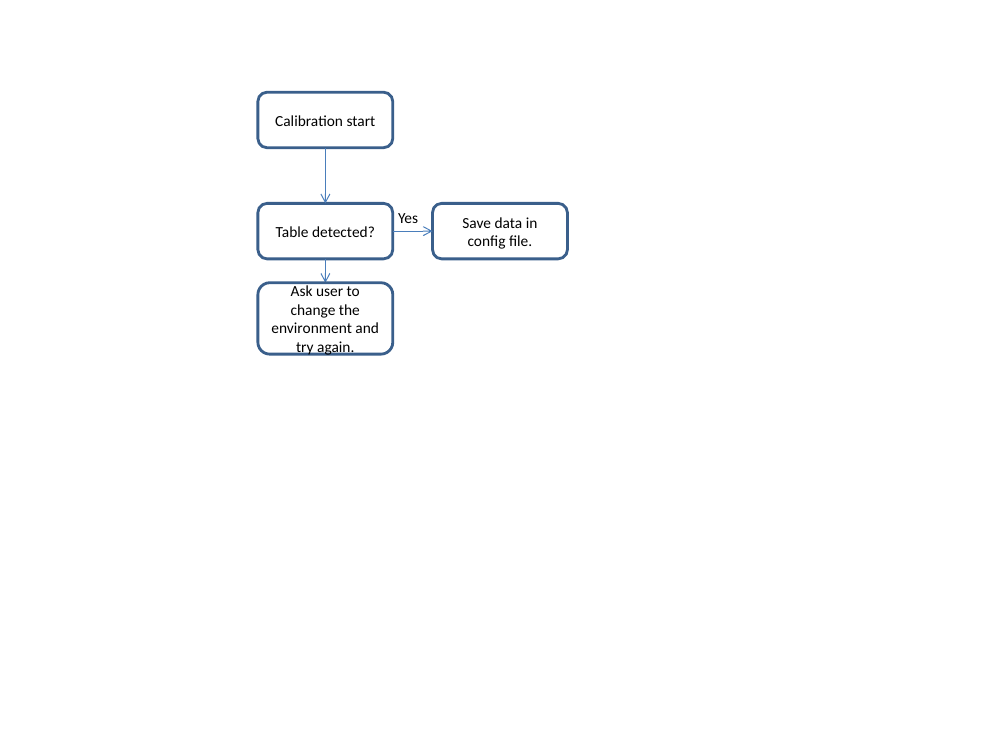
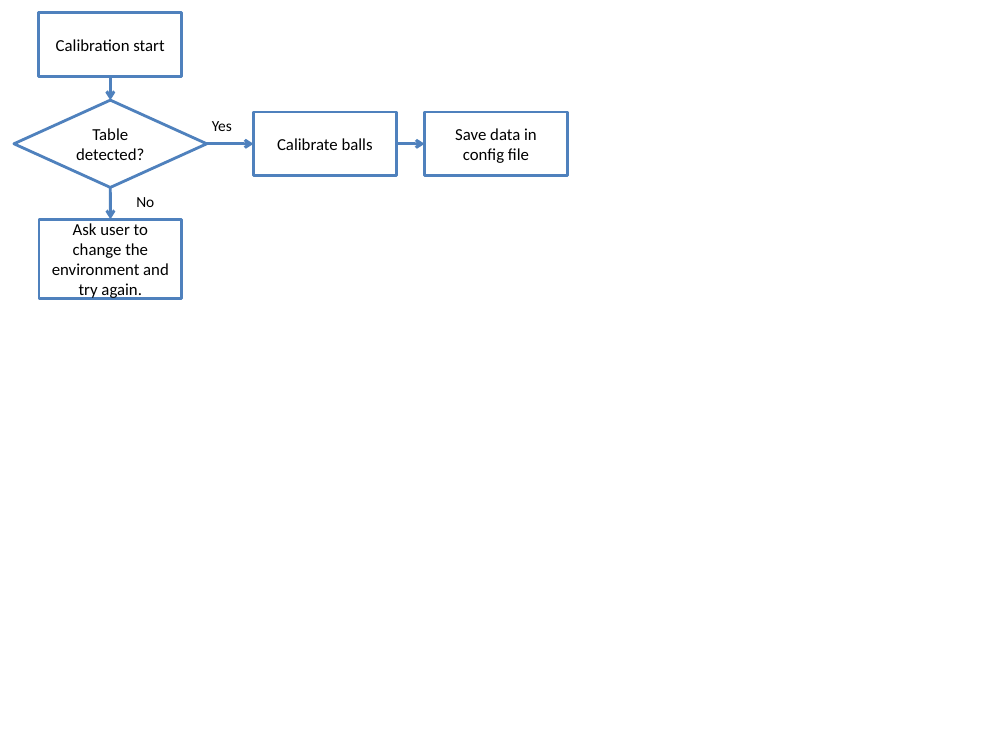
Before and after one commit to baekdahl/hyggekaffe, a slide deck: slide 1 of rapport/images/calib_flowchart.pptx. Drawn at 1008x756 pixels with LibreOffice and Linux fonts; fonts in the diff are those of the drawing. Boxes give left, top, right and bottom in pixels: in the first picture for what was removed or moved away, otherwise in the second. Text is boxed around its words. In the diff, an @@ line names an element or a change of style, - is before the commit and + after.

```diff
--- a/rapport/images/calib_flowchart.pptx
+++ b/rapport/images/calib_flowchart.pptx
@@ rectangle "Calibration start": place and size @@
-rectangle "Calibration start" at (258, 93, 393, 148)
+rectangle "Calibration start" at (39, 13, 182, 77)
@@ rectangle "Calibration start" at (39, 13, 182, 77): size 11 to 12 pt; rounded rectangle to rectangle; outline #3A5F8C 2 pt to #4F81BD 2 pt @@
@@ arrow added from (110, 77) to (110, 100), #4F81BD 2 pt @@
@@ diamond "Table detected?": place and size @@
-diamond "Table detected?" at (258, 204, 393, 259)
+diamond "Table detected?" at (14, 100, 207, 187)
@@ diamond "Table detected?" at (14, 100, 207, 187): size 11 to 12 pt; rounded rectangle to diamond; outline #3A5F8C 2 pt to #4F81BD 2 pt @@
@@ text "Yes": place and size @@
-text "Yes" at (398, 213, 418, 223)
+text "Yes" at (212, 121, 232, 131)
@@ rectangle added at (254, 112, 397, 175), fill #FFFFFF, outline #4F81BD 2 pt, 12 pt, text #000000 @@
+Calibrate balls
@@ rectangle "Save data in config file": place and size @@
-rectangle "Save data in config file" at (432, 204, 568, 259)
+rectangle "Save data in config file" at (424, 112, 568, 175)
@@ rectangle "Save data in config file" at (424, 112, 568, 175): rounded rectangle to rectangle; outline #3A5F8C 2 pt to #4F81BD 2 pt @@
@@ arrow added from (207, 144) to (254, 144), #4F81BD 2 pt @@
@@ arrow removed from (326, 148) to (326, 204) @@
@@ arrow added from (396, 144) to (424, 144), #4F81BD 2 pt @@
@@ text in rectangle at (455, 128, 537, 163): text changed; size 11 to 12 pt @@
-Save data in config file.
+Save data in config file
@@ arrow added from (110, 187) to (111, 220), #4F81BD 2 pt @@
@@ text added at (136, 197, 154, 207), 11 pt, text #000000 @@
+No
@@ rectangle "Ask user to change the ..." at (39, 220, 182, 299): size 11 to 12 pt; rounded rectangle to rectangle; outline #3A5F8C 2 pt to #4F81BD 2 pt @@
@@ rectangle "Ask user to change the ...": place and size @@
-rectangle "Ask user to change the ..." at (258, 283, 393, 355)
+rectangle "Ask user to change the ..." at (39, 220, 182, 299)
@@ arrow removed from (393, 231) to (432, 231) @@
@@ arrow removed from (326, 259) to (326, 283) @@
```
Also in this commit, not shown: 12 other files.
